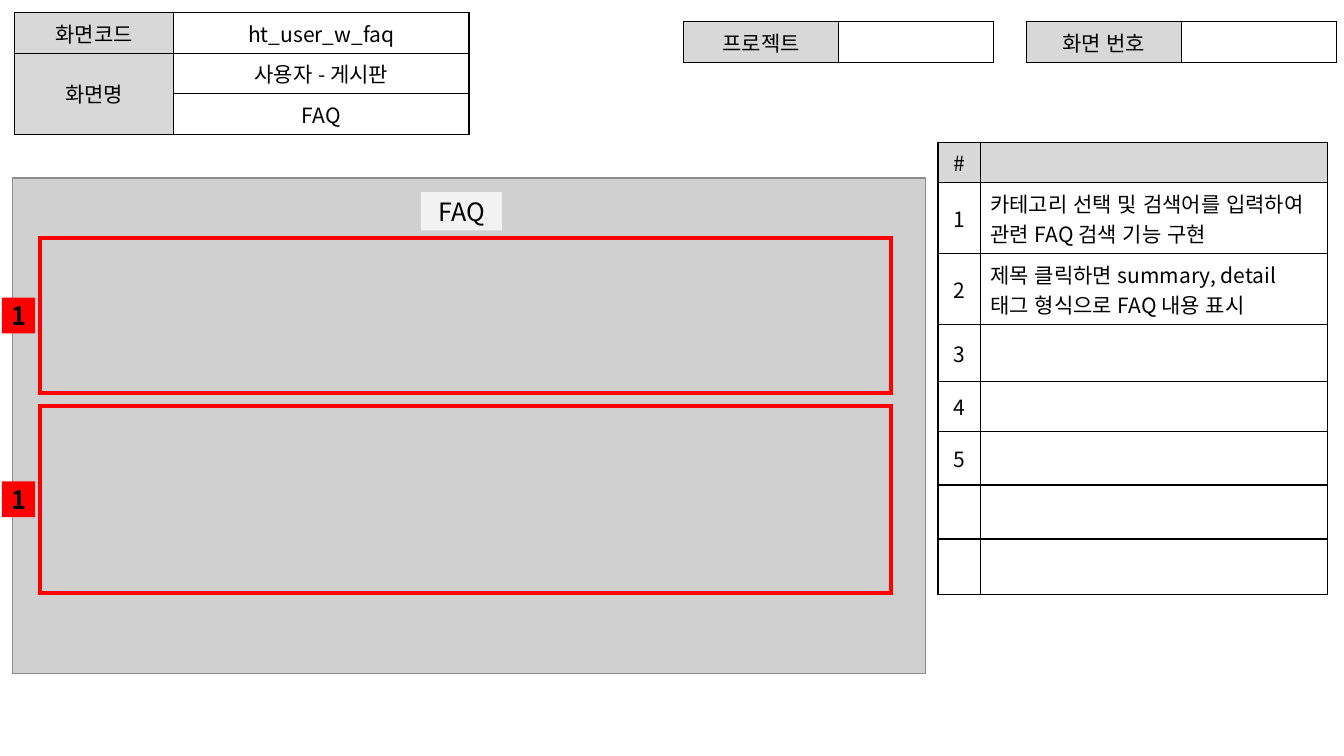
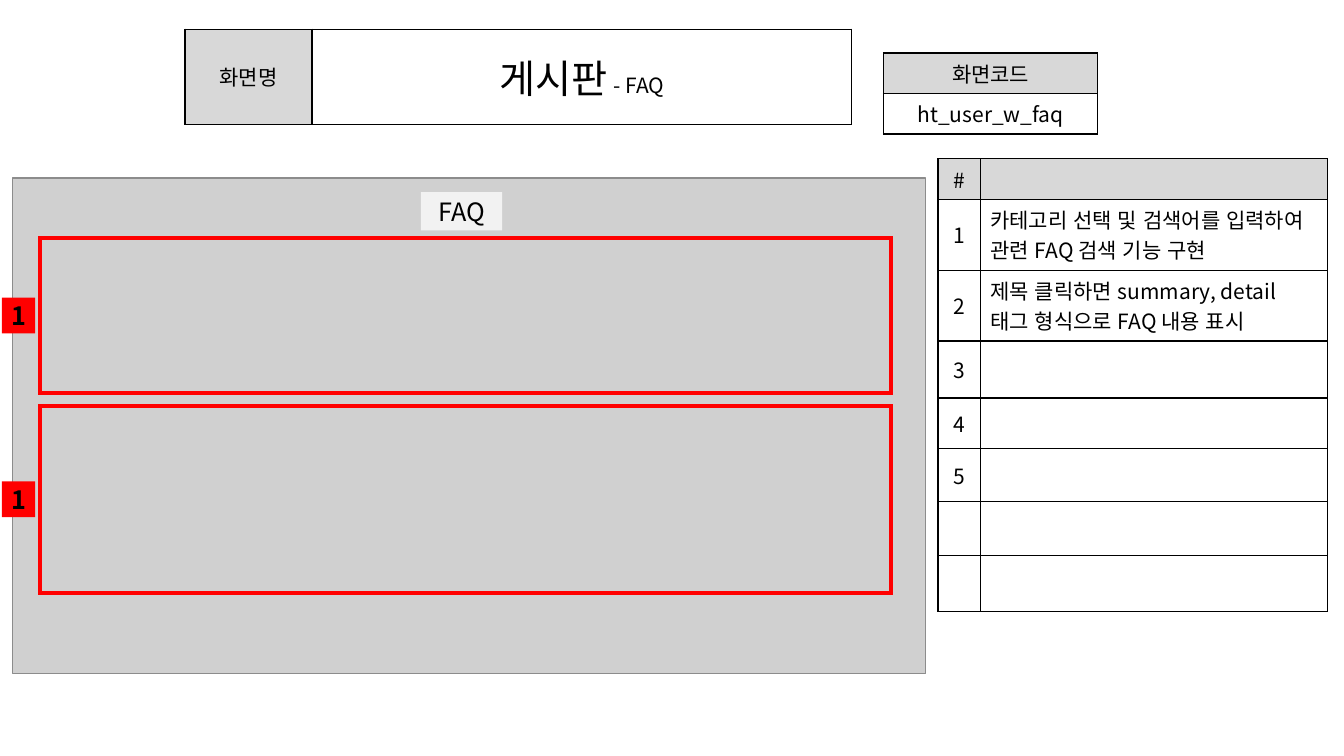
Before and after one commit to ezenteam2/e-Zone, a slide deck: slide 5 of 0 발표용 파워포인트/project05 - 파워포인트 종합 - 현태.pptx. Drawn at 1344x756 pixels with LibreOffice and Linux fonts; fonts in the diff are those of the drawing; grey boxes stand for pictures. Boxes give left, top, right and bottom in pixels: in the first picture for what was removed or moved away, otherwise in the second. Text is boxed around its words. In the diff, an @@ line names an element or a change of style, - is before the commit and + after.

```diff
--- a/0 발표용 파워포인트/project05 - 파워포인트 종합 - 현태.pptx
+++ b/0 발표용 파워포인트/project05 - 파워포인트 종합 - 현태.pptx
@@ table at (x1=186, y1=29, x2=852, y2=124) @@
-row 1: 화면코드 | ht_user_w_faq
-row 2: 화면명 | 사용자 - 게시판
-row 3:  | FAQ
+row 1: 화면명 | 게시판 - FAQ
@@ table resized from (x1=14, y1=13, x2=469, y2=131) to (x1=186, y1=29, x2=852, y2=124) @@
@@ table removed at (x1=684, y1=22, x2=994, y2=57), 1 rows, 2 columns @@
-프로젝트 | 
@@ table removed at (x1=1026, y1=22, x2=1337, y2=57), 1 rows, 2 columns @@
-화면 번호 | 
@@ table added at (x1=884, y1=53, x2=1099, y2=131), 2 rows, 1 columns @@
+화면코드
+ht_user_w_faq
@@ table moved from (x1=939, y1=142, x2=1328, y2=570) to (x1=939, y1=158, x2=1328, y2=585) @@
```
Also in this commit, not shown: 20 other slides changed.
